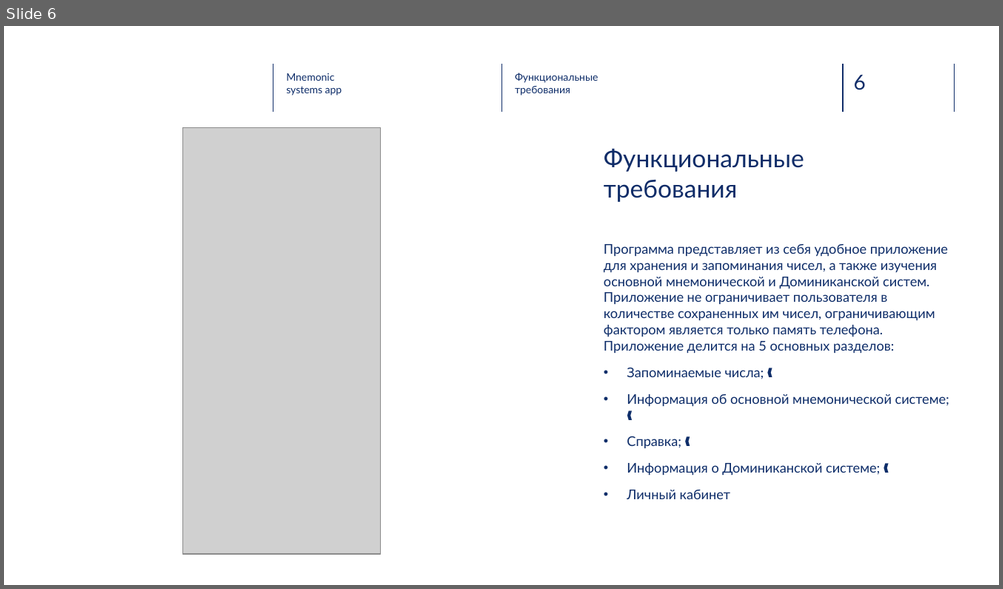
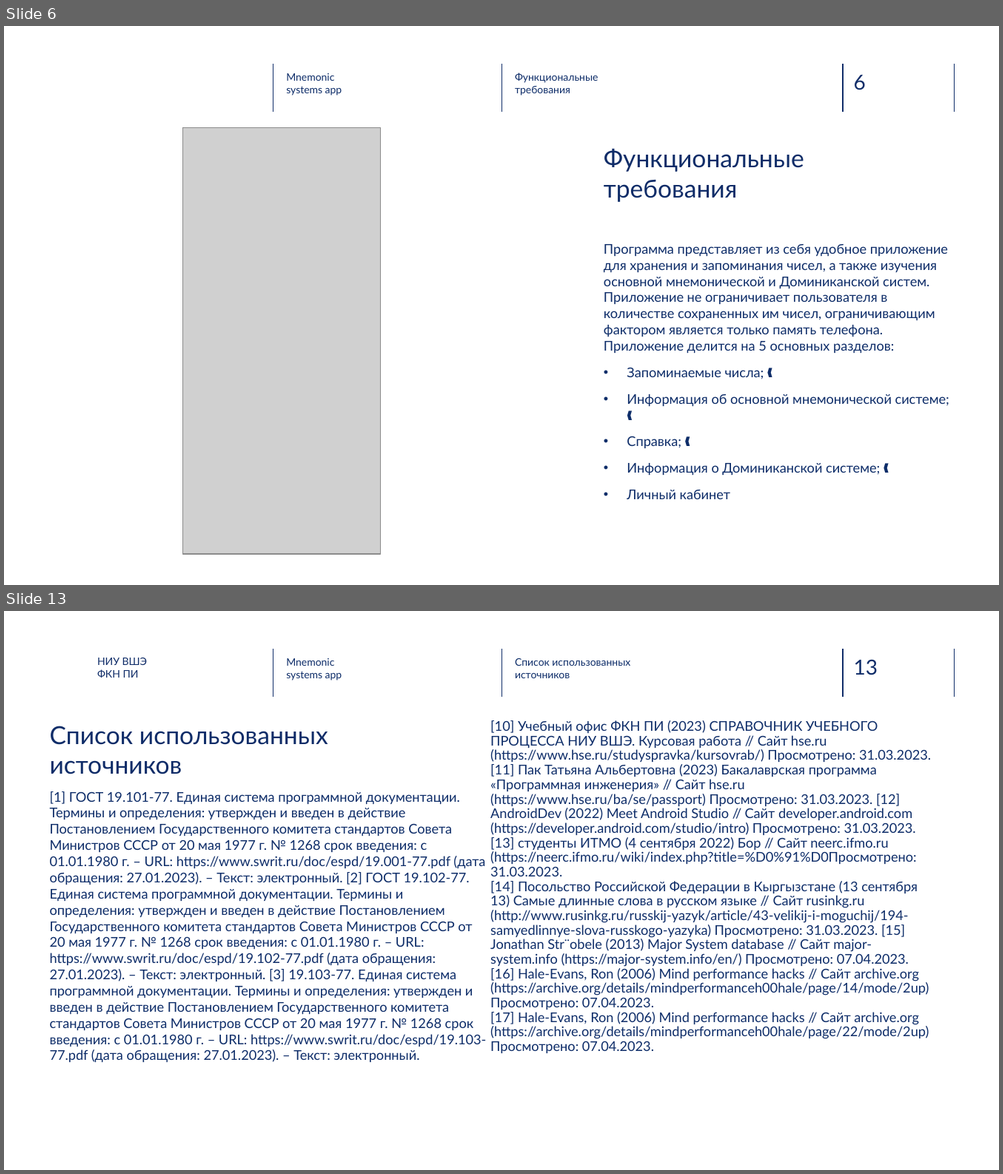
Before and after one commit to NikPeg/mnemonic_systems_app, a slide deck: Итоговые документы/presentation.pptx. Shown one above the other, each under a label of ours: slide 6 before the commit, slides 6 and 13 after it; the slides between them are not shown. The pictures are 1003x589 and 1003x1174 pixels, drawn with LibreOffice and Linux fonts; fonts in the diff are those of the drawing; grey boxes stand for pictures; background and template pictures are left out. Boxes give left, top, right and bottom in pixels: in the first picture for what was removed or moved away, otherwise in the second. Text is boxed around its words. In the diff, an @@ line names an element or a change of style, - is before the commit and + after.

```diff
--- a/Итоговые документы/presentation.pptx
+++ b/Итоговые документы/presentation.pptx
@@ slide 13 added at box(4, 611, 999, 1170), background picture (left out); not listed: 5 template elements that a slide beside it also shows @@
@@ text added at box(97, 658, 147, 678), 10 pt, text #0F2C68 @@
+НИУ ВШЭ
+ФКН ПИ
@@ text added at box(286, 658, 342, 681), 10 pt, text #0E2D69 @@
+Mnemonic
+systems app
@@ text added at box(515, 658, 630, 678), 10 pt, text #0E2D69 @@
+Список использованных источников
@@ text added at box(490, 721, 930, 1054), 13 pt, text #0E2D69 @@
+[10] Учебный офис ФКН ПИ (2023) СПРАВОЧНИК УЧЕБНОГО ПРОЦЕССА НИУ ВШЭ. Курсовая работа // Сайт hse.ru (https://www.hse.ru/studyspravka/kursovrab/) Просмотрено: 31.03.2023. [11] Пак Татьяна Альбертовна (2023) Бакалаврская программа «Программная инженерия» // Сайт hse.ru (https://www.hse.ru/ba/se/passport) Просмотрено: 31.03.2023. [12] AndroidDev (2022) Meet Android Studio // Сайт developer.android.com (https://developer.android.com/studio/intro) Просмотрено: 31.03.2023. [13] студенты ИТМО (4 сентября 2022) Бор // Сайт neerc.ifmo.ru (https://neerc.ifmo.ru/wiki/index.php?title=%D0%91%D0Просмотрено: 31.03.2023.
+[14] Посольство Российской Федерации в Кыргызстане (13 сентября 13) Самые длинные слова в русском языке // Сайт rusinkg.ru (http://www.rusinkg.ru/russkij-yazyk/article/43-velikij-i-moguchij/194-samyedlinnye-slova-russkogo-yazyka) Просмотрено: 31.03.2023. [15] Jonathan Str¨obele (2013) Major System database // Сайт major-system.info (https://major-system.info/en/) Просмотрено: 07.04.2023.
+[16] Hale-Evans, Ron (2006) Mind performance hacks // Сайт archive.org (https://archive.org/details/mindperformanceh00hale/page/14/mode/2up) Просмотрено: 07.04.2023.
+[17] Hale-Evans, Ron (2006) Mind performance hacks // Сайт archive.org (https://archive.org/details/mindperformanceh00hale/page/22/mode/2up) Просмотрено: 07.04.2023.
@@ title added at box(50, 726, 328, 775), 24 pt, text #0F2C68 @@
+Список использованных источников
@@ text added at box(50, 792, 486, 1063), 13 pt, text #0E2D69 @@
+[1] ГОСТ 19.101-77. Единая система программной документации. Термины и определения: утвержден и введен в действие Постановлением Государственного комитета стандартов Совета Министров СССР от 20 мая 1977 г. № 1268 срок введения: с 01.01.1980 г. – URL: https://www.swrit.ru/doc/espd/19.001-77.pdf (дата обращения: 27.01.2023). – Текст: электронный. [2] ГОСТ 19.102-77. Единая система программной документации. Термины и определения: утвержден и введен в действие Постановлением Государственного комитета стандартов Совета Министров СССР от 20 мая 1977 г. № 1268 срок введения: с 01.01.1980 г. – URL: https://www.swrit.ru/doc/espd/19.102-77.pdf (дата обращения: 27.01.2023). – Текст: электронный. [3] 19.103-77. Единая система программной документации. Термины и определения: утвержден и введен в действие Постановлением Государственного комитета стандартов Совета Министров СССР от 20 мая 1977 г. № 1268 срок введения: с 01.01.1980 г. – URL: https://www.swrit.ru/doc/espd/19.103-77.pdf (дата обращения: 27.01.2023). – Текст: электронный.
```
Also in this commit, not shown: 3 slides changed, 4 other slides added, 6 slides removed.
